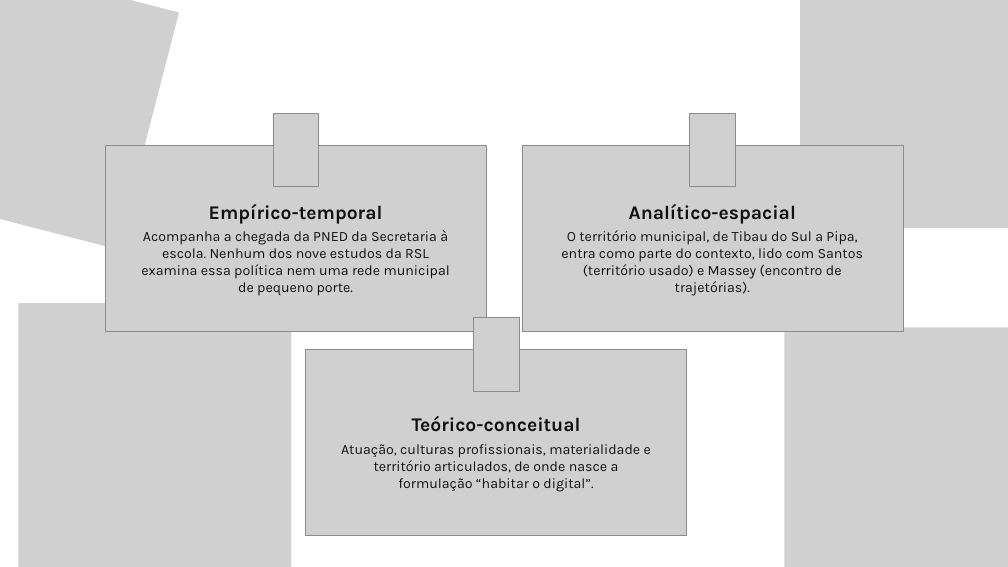
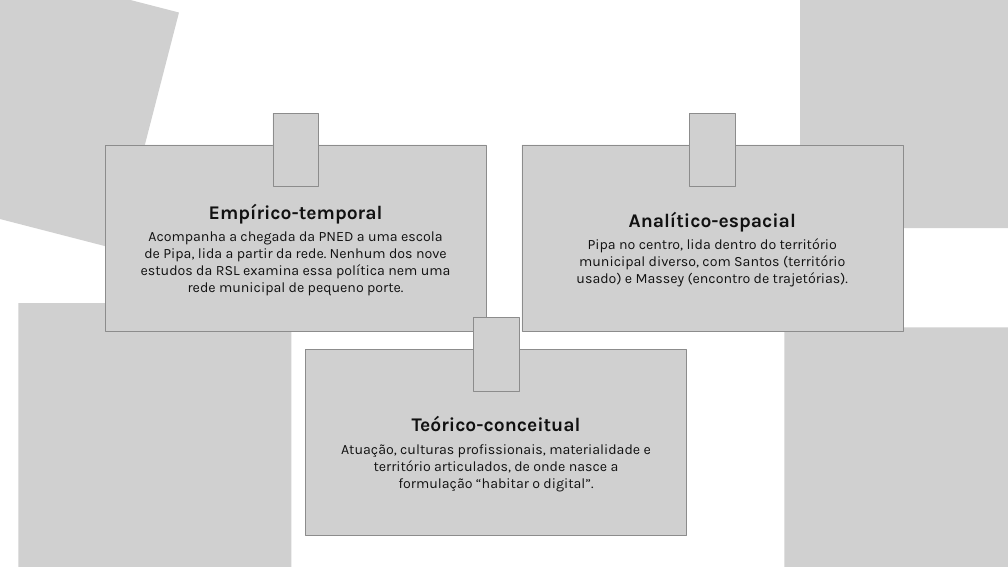
Before and after one commit to yzynya-beep/Tese, a slide deck: slide 7 of apresentacao_qualificacao/Qualificacao_PNED_Pipa.pptx. Drawn at 1008x567 pixels with LibreOffice and Linux fonts; fonts in the diff are those of the drawing; grey boxes stand for pictures; background and template pictures are left out. Boxes give left, top, right and bottom in pixels: in the first picture for what was removed or moved away, otherwise in the second. Text is boxed around its words. In the diff, an @@ line names an element or a change of style, - is before the commit and + after.

```diff
--- a/apresentacao_qualificacao/Qualificacao_PNED_Pipa.pptx
+++ b/apresentacao_qualificacao/Qualificacao_PNED_Pipa.pptx
@@ text at (141, 231, 451, 296): text changed @@
-Acompanha a chegada da PNED da Secretaria à escola. Nenhum dos nove estudos da RSL examina essa política nem uma rede municipal de pequeno porte.
+Acompanha a chegada da PNED a uma escola de Pipa, lida a partir da rede. Nenhum dos nove estudos da RSL examina essa política nem uma rede municipal de pequeno porte.
@@ text at (576, 238, 848, 287): text changed @@
-O território municipal, de Tibau do Sul a Pipa, entra como parte do contexto, lido com Santos (território usado) e Massey (encontro de trajetórias).
+Pipa no centro, lida dentro do território municipal diverso, com Santos (território usado) e Massey (encontro de trajetórias).
```
Also in this commit, not shown: 6 other slides changed, 3 other files.
